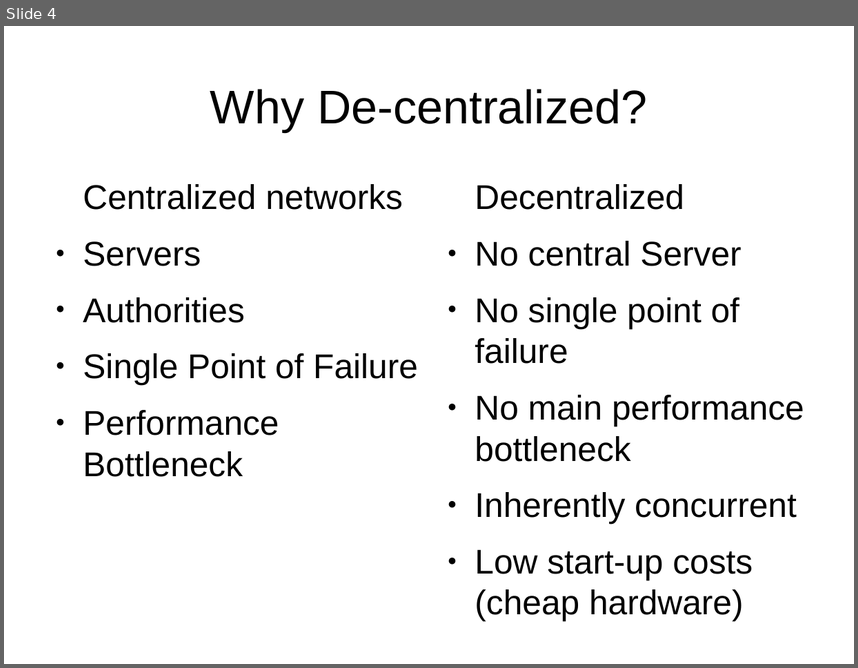
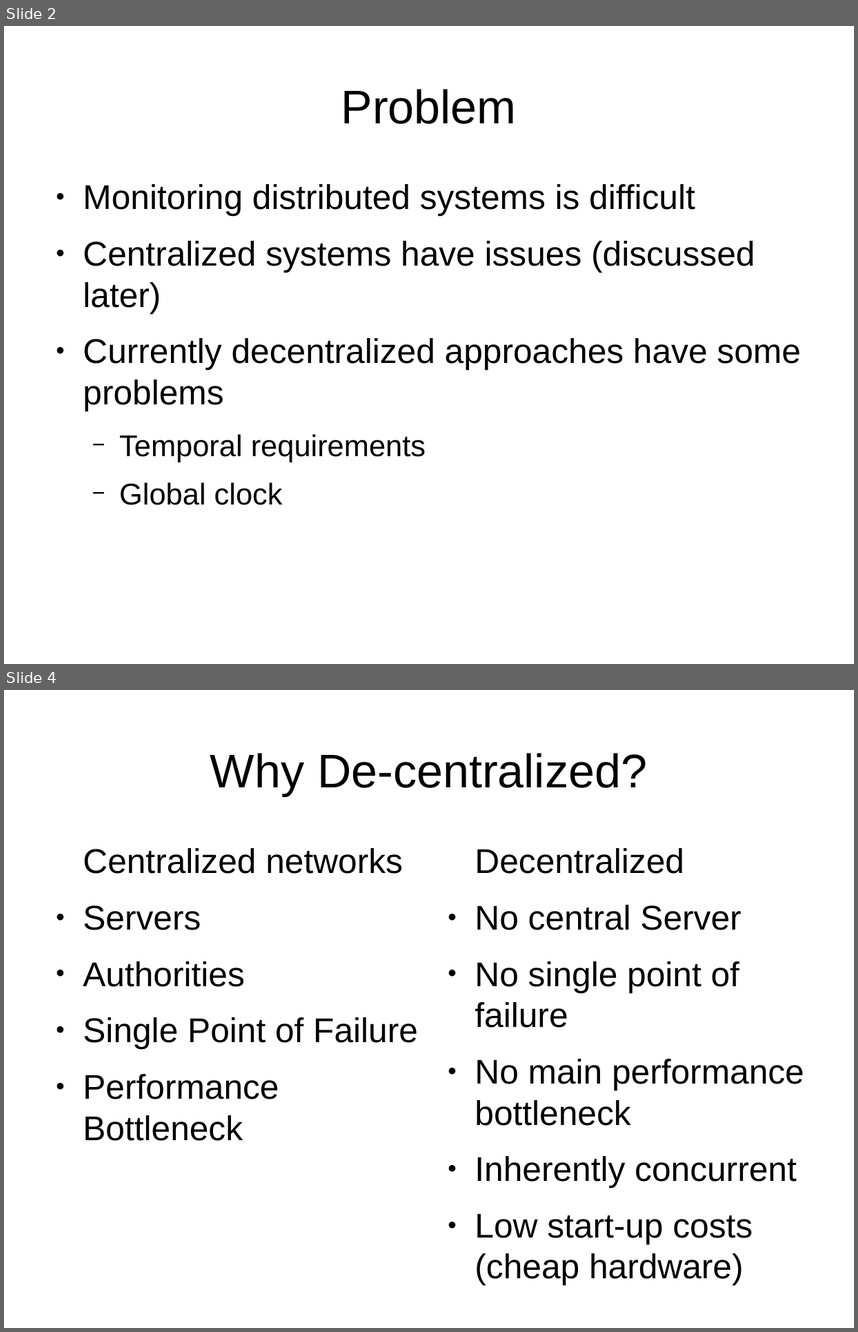
Before and after one commit to andrewazores/Capstone, a slide deck: documentation/problem_statement_presentation.odp. Shown one above the other, each under a label of ours: slide 4 before the commit, slides 2 and 4 after it; the slides between them are not shown. The pictures are 858x668 and 858x1332 pixels, drawn with LibreOffice and Linux fonts; fonts in the diff are those of the drawing. Boxes give left, top, right and bottom in pixels: in the first picture for what was removed or moved away, otherwise in the second. Text is boxed around its words. In the diff, an @@ line names an element or a change of style, - is before the commit and + after.

Commit message:
Edit Problem Statement
changed presentation to focus more on the algorithm instead of the application
added skynet picture
added further explanation of what we are actually doing

```diff
--- a/documentation/problem_statement_presentation.odp
+++ b/documentation/problem_statement_presentation.odp
@@ slide 2 added at bbox=[4, 26, 854, 664], background #FFFFFF @@
@@ title added at bbox=[341, 89, 517, 124], 44 pt, text #000000 @@
+Problem
@@ text added at bbox=[83, 184, 800, 505], 32 pt, text #000000 @@
+● Monitoring distributed systems is difficult
+● Centralized systems have issues (discussed later)
+● Currently decentralized approaches have some problems
+  − Temporal requirements
+  − Global clock
```
Also in this commit, not shown: 4 slides changed, 3 other slides added, 3 slides removed.
